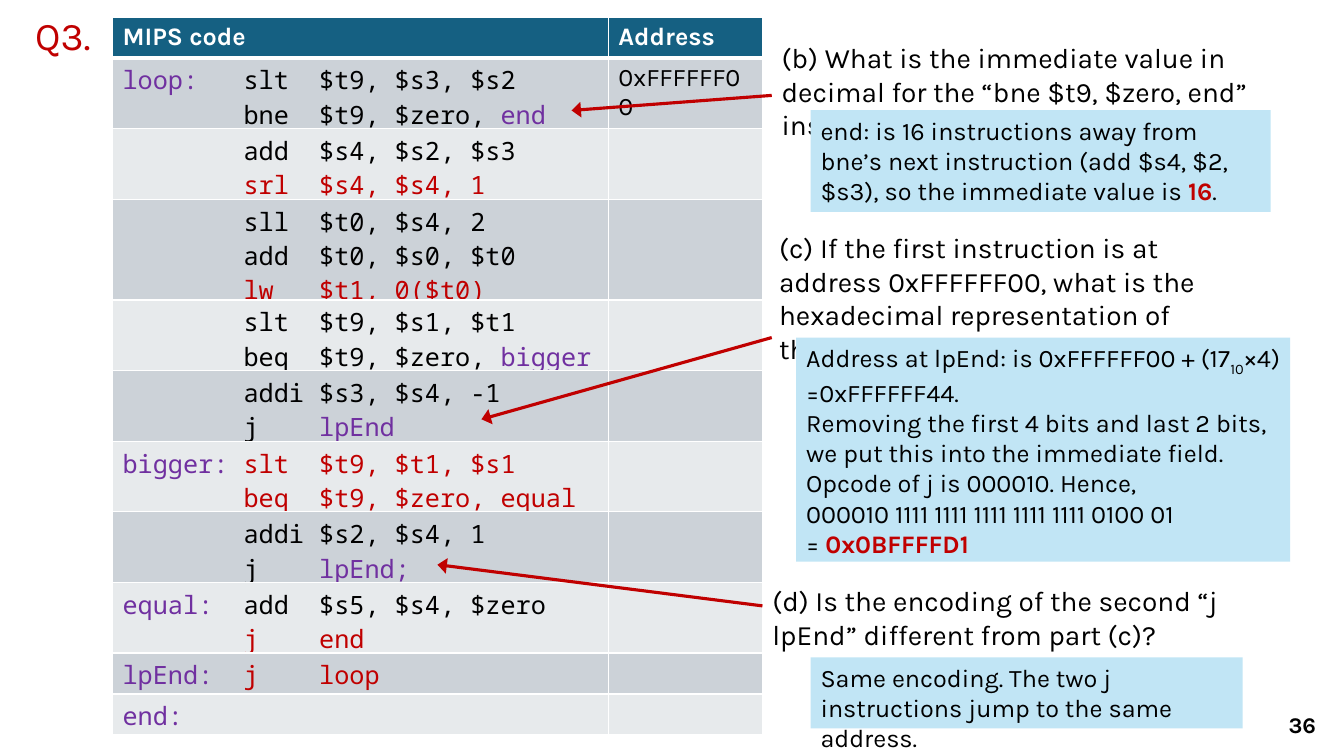
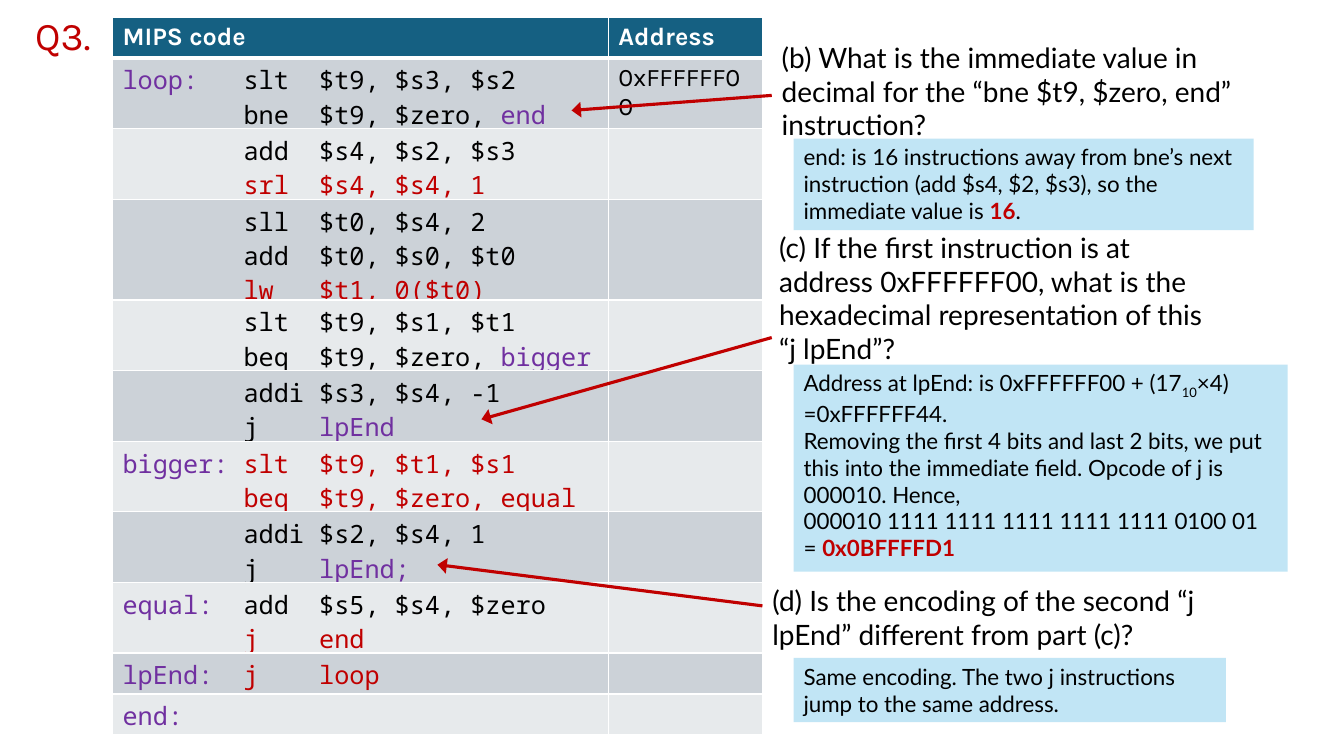
Before and after one commit to theodoreleebrant-acad/TA-2425S1-dev, a slide deck: slide 37 of CS2100/CS2100 Tutorial 3.pptx (slide 36 before the commit). Drawn at 1344x756 pixels with LibreOffice and Linux fonts; fonts in the diff are those of the drawing. Boxes give left, top, right and bottom in pixels: in the first picture for what was removed or moved away, otherwise in the second. Text is boxed around its words. In the diff, an @@ line names an element or a change of style, - is before the commit and + after.

```diff
--- a/CS2100/CS2100 Tutorial 3.pptx
+++ b/CS2100/CS2100 Tutorial 3.pptx
@@ size 18 to 16 pt, font Karla to Lato in 3 elements at (x1=793, y1=658, x2=1226, y2=723), (x1=793, y1=365, x2=1288, y2=572), (x1=793, y1=139, x2=1253, y2=231) @@
@@ rectangle "end: is 16 instructions away ..." resized from (x1=811, y1=110, x2=1270, y2=212) to (x1=793, y1=139, x2=1253, y2=231) @@
@@ font Karla to Lato in 3 elements at (x1=772, y1=589, x2=1194, y2=650), (x1=782, y1=46, x2=1231, y2=141), (x1=779, y1=236, x2=1202, y2=364) @@
@@ rectangle "Address at lpEnd: is 0xFFFFFF00 ..." resized from (x1=797, y1=338, x2=1291, y2=562) to (x1=793, y1=365, x2=1288, y2=572) @@
@@ rectangle "Same encoding. The two j ..." resized from (x1=811, y1=657, x2=1243, y2=729) to (x1=793, y1=658, x2=1226, y2=723) @@
@@ page number removed at (x1=1289, y1=718, x2=1316, y2=734) @@
-36
```
Also in this commit, not shown: 3 other slides changed, 3 slides added.
